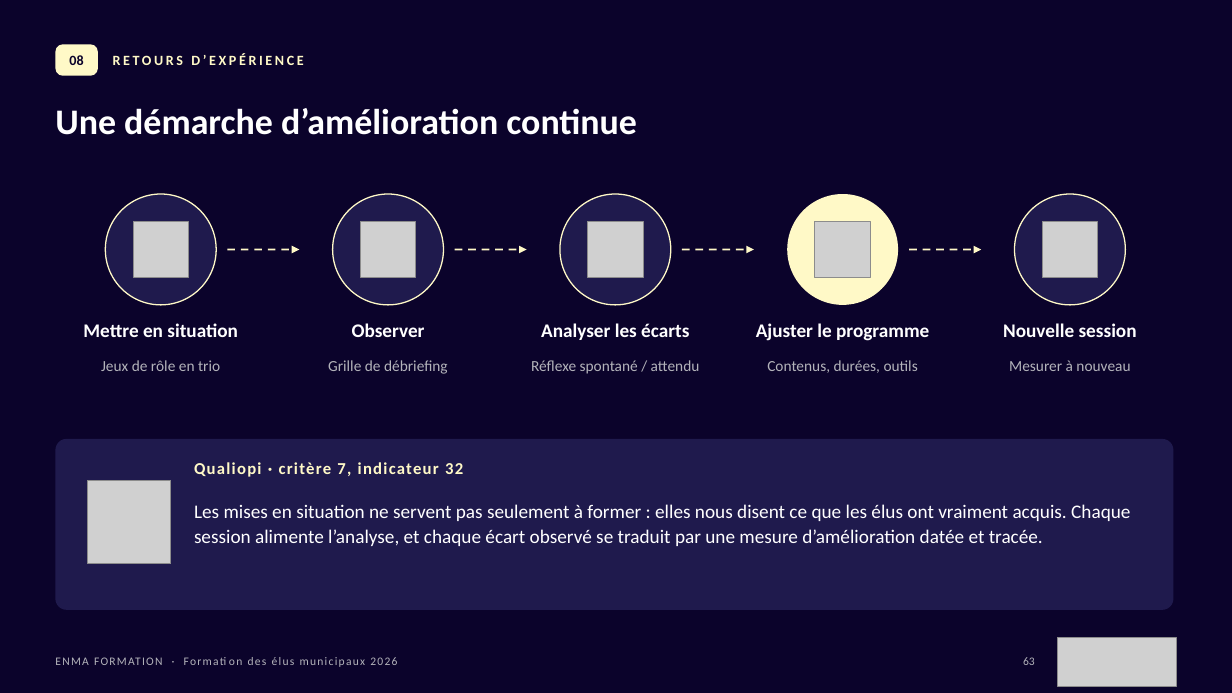
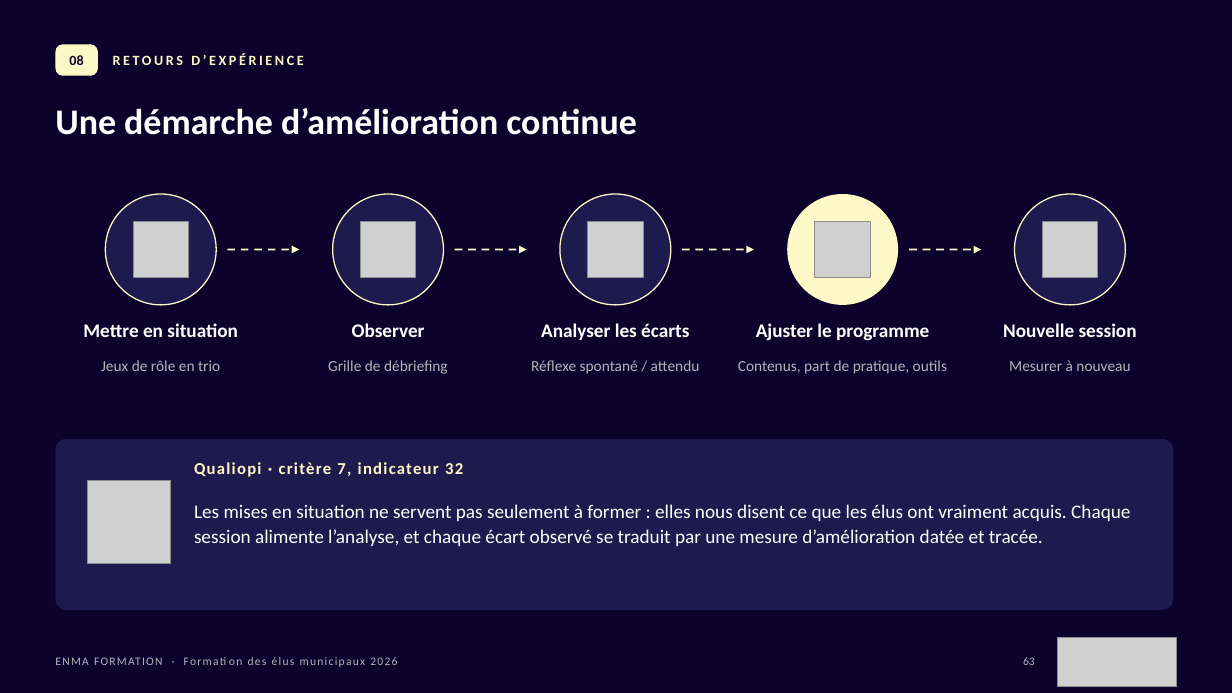
Before and after one commit to Druelle2U0I/Fjhj, a slide deck: slide 63 of supports-formation/ENMA_Formation_Fonctions_de_l_elu_2026.pptx. Drawn at 1232x693 pixels with LibreOffice and Linux fonts; fonts in the diff are those of the drawing; grey boxes stand for pictures. Boxes give left, top, right and bottom in pixels: in the first picture for what was removed or moved away, otherwise in the second. Text is boxed around its words. In the diff, an @@ line names an element or a change of style, - is before the commit and + after.

```diff
--- a/supports-formation/ENMA_Formation_Fonctions_de_l_elu_2026.pptx
+++ b/supports-formation/ENMA_Formation_Fonctions_de_l_elu_2026.pptx
@@ text at [738,360,947,374]: text changed @@
-Contenus, durées, outils
+Contenus, part de pratique, outils
```
Also in this commit, not shown: 1 other slide changed, 1 slide added, 1 slide removed, 2 other files.
